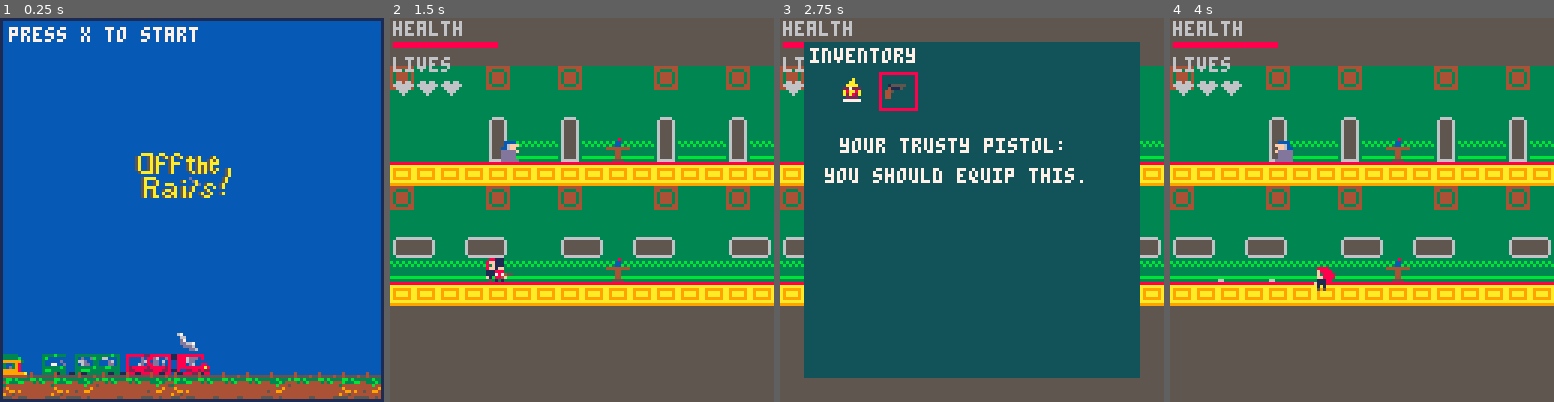
Above: before the commit, frames 1-4 (left to right).
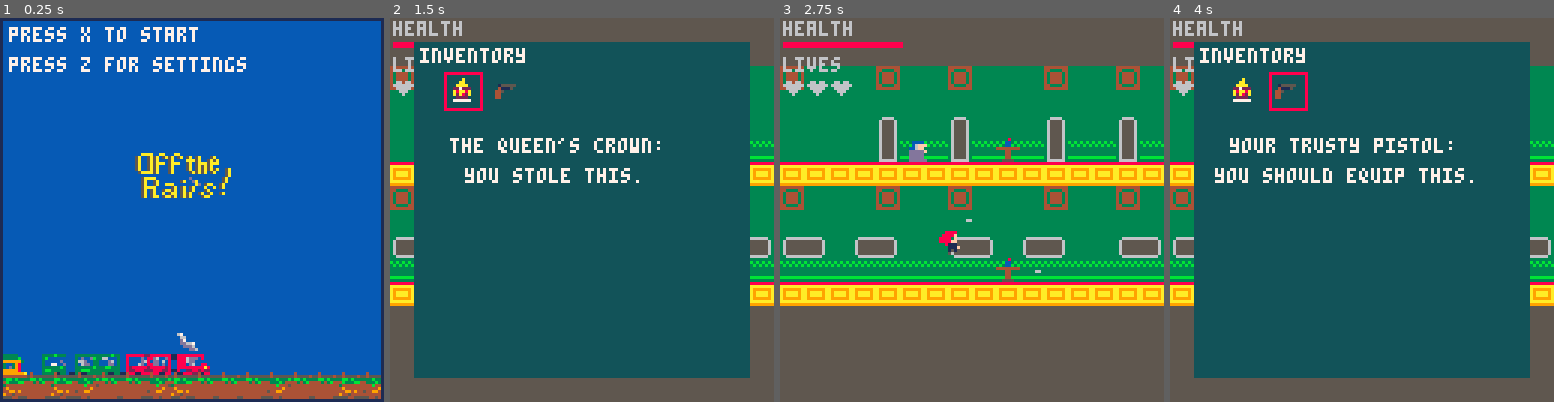
Above: after the commit, the same moments.

Repository: hggorel/Off-The-Rails
Game: PICO-8 cartridge offtherails.p8
The game is run twice, just before and just after one commit, with the same random seed, the same clock (stepped at 60 frames per second) and the same inputs.
Inputs:
- Up to frame 1 (0.25 s): no input
- Up to frame 2 (1.5 s): tap X (X key) at 0.33, 1.07 s; tap O (Z key) at 0.7 s
- Up to frame 3 (2.75 s): hold Right 1.6-2.1 s; tap O (Z key) at 1.7, 2.1, 2.5 s; tap X (X key) at 1.85 s; hold Up 2.15-2.42 s; hold Right from 2.47 s (still down)
- Up to frame 4 (4 s): tap O (Z key) at 2.9, 3.3, 3.7 s; tap X (X key) at 2.97 s; release Right at 3.03 s; hold Left 3.08-3.58 s; hold Down 3.63-3.97 s

The runs differ from the first frame. In frame 1, 1.0% of the frame differs, in the area x 2-65%, y 10-15%; in frame 2, 77%, in the area x 6-94%, y 6-94%; in frame 3, 77%; in frame 4, 77%.

Commit message:
Update offtherails.p8
started level 2 and laid out the level. Need to implement switch flip (which will place a platform somewhere else for jumping on/ moving an enemy). got inventory to work properly (have not implemented equipping things). need to properly set up settings for colorblind issues. etc.

Diff:
--- a/offtherails.p8
+++ b/offtherails.p8
@@ -6,10 +6,10 @@
 --use inventory for cutscene
 
 function _init()
-	mode = 0 --for title call
-	if mode == 0 then
-		titleupdate()
-	end
+--	mode = 0 --for title call
+--	if mode == 0 then
+	--	titleupdate()
+--	end
 
 	--flags (global)
 	--flag 0 = floor/coundary wall
@@ -298,12 +298,12 @@
 end
 
 function _update()
-	if mode == 2 then
-		pause = true
+	if mode == 0 then
+		titleupdate()
+	elseif mode == 1 then
+		gameupdate()
+	else
 		pauseupdate()
-	else
-		pause = false
-		gameupdate()
 	end
 
 	-- moving all of the bullets
@@ -384,11 +384,13 @@
 
 --changing modes
 function titleupdate()
-	if btn(❎) then
+	if btnp(❎) then
 		mode = 1
 	end
 end
 
+--need to make it so health cannot be lost
+--during pause
 function pauseupdate()
 	if(btnp(❎) ) then
 		mode = 1
@@ -435,6 +437,9 @@
 maxx=79,
 place=0
 }
+mode = 0 --for changing between modes
+level = 0 --for changing between levels
+--the above value could also be apart of the player table?
 -->8
 --map section
 --[[
@@ -458,10 +463,10 @@
 function _draw()
 	if mode == 0 then
 		titledraw()
-	elseif mode > 1 then
-		pausedraw()
+	elseif mode == 1 then
+		gamedraw()
 	else
-		gamedraw() --mode only if 1
+		pausedraw() --mode only if 1
 	end
 end
 
@@ -500,6 +505,11 @@
 		end
 	end
 
+	if level == 1 then
+		--level 2 function call
+
+	end
+
 	if gameover then
 		-- draw new game over screen
 		cls(1)
@@ -537,6 +547,7 @@
 	end
 
 function titledraw()
+settings = false
 	cls()
 	color(12)
 	pal(12, 140, 1)
@@ -549,6 +560,14 @@
 	rect(0, 0, 127, 127)
 		print("press x to start",3,3,7)
 		spr(107,45,45,4,2)
+		print("press z for settings",3,13,7)
+	--fix this part
+	if btn(🅾️) then
+		settings = true
+	end
+	if settings then
+		setting()
+	end
 end
 
 function titleanimate()
@@ -600,6 +619,33 @@
 		sel.place -=1
 	end
 end
+
+function level2draw()
+
+end
+
+function lev2sprites()
+
+end
+
+function lev2flips()
+	--lever uses flag 2
+end
+--settings
+function setting()
+	cls()
+	print("press ❎ for colorblind settings",5,20,7)
+	--pass some value to gamedraw
+
+end
+--for color blind people
+function colorflip()
+	if cblind then
+		color(3,130,1)
+		--this color may look bad
+		--but should replace green to avoid red green problem
+	end
+end
 -->8
 --movement section
 function _moveextra()
@@ -719,21 +765,31 @@
 
 
 
+…(10 lines of a section not shown)…
 __gff__
 0000000000000000000000000000000000000000000000000000000000000000010000000000000000000001020200000200000000000000000000000202000000000000000000000000000000000000000000000000000000000000000000000000000000000000000000000000000000000000000000000000000000000000
-0000000000000000000000000000000000000000000000000000000000000000000000000000000000000000000000000000000000000000000000000000000000000000000000000000000000000000000000000000000000000000000000000000000000000000000000000000000000000000000000000000000000000000
+0000000000000000040000000000000000000000000000000000000000000000000002020000000000000000000000000000020200000000000000000000000000000000000000000000000000000000000000000000000000000000000000000000000000000000000000000000000000000000000000000000000000000000
 __map__
-2b3232322b32322b3232322b32322b3232322b32322b3232322b2b323232322b000000000000000000000000000000000000000000000000000000000000000000000000000000000000000000000000000000000000000000000000000000000000000000000000000000000000000000000000000000000000000000000000
-323232323232323232323232323232323232323232323232323232323232322b000000000000000000000000000000000000000000000000000000000000000000000000000000000000000000000000000000000000000000000000000000000000000000000000000000000000000000000000000000000000000000000000
-323232322e32322e3232322e32322e3232322e32322e3232322e2e32322d322b000000000000000000000000000000000000000000000000000000000000000000000000000000000000000000000000000000000000000000000000000000000000000000000000000000000000000000000000000000000000000000000000
-323232323e31313e3131313e31313e3131313e31313e3131313e3e31313d312b000000000000000000000000000000000000000000000000000000000000000000000000000000000000000000000000000000000000000000000000000000000000000000000000000000000000000000000000000000000000000000000000
-202020202020202020202020202020202020202020202020202020202020202b000000000000000000000000000000000000000000000000000000000000000000000000000000000000000000000000000000000000000000000000000000000000000000000000000000000000000000000000000000000000000000000000
-2b3232322b32322b3232322b32322b3232322b32322b3232322b2b3232322b2b000000000000000000000000000000000000000000000000000000000000000000000000000000000000000000000000000000000000000000000000000000000000000000000000000000000000000000000000000000000000000000000000
-323232323232323232323232323232323232323232323232323232323232322b000000000000000000000000000000000000000000000000000000000000000000000000000000000000000000000000000000000000000000000000000000000000000000000000000000000000000000000000000000000000000000000000
-212232212232322122322122323221223221223232212232322122323221222b000000000000000000000000000000000000000000000000000000000000000000000000000000000000000000000000000000000000000000000000000000000000000000000000000000000000000000000000000000000000000000000000
-313131313131313131313131313131313131313131313131322c2c323131312b000000000000000000000000000000000000000000000000000000000000000000000000000000000000000000000000000000000000000000000000000000000000000000000000000000000000000000000000000000000000000000000000
-202020202020202020202020202020202020202020202020313c3c3120202020000000000000000000000000000000000000000000000000000000000000000000000000000000000000000000000000000000000000000000000000000000000000000000000000000000000000000000000000000000000000000000000000
-0000000000000000000000000000000000000000000000202020202020000000000000000000000000000000000000000000000000000000000000000000000000000000000000000000000000000000000000000000000000000000000000000000000000000000000000000000000000000000000000000000000000000000
+2b3232322b32322b3232322b32322b3232322b32322b3232322b2b323232322b000000959384848493858687938484848484858687848484848493848484938484849500000000000000000000000000000000000000000000000000000000000000000000000000000000000000000000000000000000000000000000000000
+323232323232323232323232323232323232323232323232323232323232322b000000959384848493848484938484848484848484848484848493848484938484849500000000000000000000000000000000000000000000000000000000000000000000000000000000000000000000000000000000000000000000000000
+323232322e32322e3232322e32322e3232322e32322e3232322e2e32322d322b00000095938484849383838393848484848484848484848484849384a284938484849500000000000000000000000000000000000000000000000000000000000000000000000000000000000000000000000000000000000000000000000000
+323232323e31313e3131313e31313e3131313e31313e3131313e3e31313d312b00000095938586879384848493858687848484848484848586879384b284938586879500000000000000000000000000000000000000000000000000000000000000000000000000000000000000000000000000000000000000000000000000
+202020202020202020202020202020202020202020202020202020202020202b000000959384848493848484938484848484848484848484848492929292928484849500000000000000000000000000000000000000000000000000000000000000000000000000000000000000000000000000000000000000000000000000
+2b3232322b32322b3232322b32322b3232322b32322b3232322b2b3232322b2b000000959292928393848484938392929292929292929292929283848484839292929500000000000000000000000000000000000000000000000000000000000000000000000000000000000000000000000000000000000000000000000000
+323232323232323232323232323232323232323232323232323232323232322b000000959384848493848484938484848484848484848484848493848484938484849500000000000000000000000000000000000000000000000000000000000000000000000000000000000000000000000000000000000000000000000000
+212232212232322122322122323221223221223232212232322122323221222b000000959385868793848484938586878484858687848485868793848484938586879500000000000000000000000000000000000000000000000000000000000000000000000000000000000000000000000000000000000000000000000000
+313131313131313131313131313131313131313131313131322c2c323131312b00000095938484849384848493848484848484848484848484849384a284938484849500000000000000000000000000000000000000000000000000000000000000000000000000000000000000000000000000000000000000000000000000
+202020202020202020202020202020202020202020202020313c3c312020202000000094949494949384888493949494949494949494949494949384b284939494949400000000000000000000000000000000000000000000000000000000000000000000000000000000000000000000000000000000000000000000000000
+0000000000000000000000000000000000000000000000202020202020000000000000000000009694949494949600000000000000000000009694949494949600000000000000000000000000000000000000000000000000000000000000000000000000000000000000000000000000000000000000000000000000000000
 0000000000000000000000000000000000000000000000000000000000000000000000000000000000000000000000000000000000000000000000000000000000000000000000000000000000000000000000000000000000000000000000000000000000000000000000000000000000000000000000000000000000000000
 0000000000000000000000000000000000000000000000000000000000000000000000000000000000000000000000000000000000000000000000000000000000000000000000000000000000000000000000000000000000000000000000000000000000000000000000000000000000000000000000000000000000000000
 0000000000000000000000000000000000000000000000000000000000000000000000000000000000000000000000000000000000000000000000000000000000000000000000000000000000000000000000000000000000000000000000000000000000000000000000000000000000000000000000000000000000000000
Not shown, changed: 40 lines of the sprite sheet (__gfx__) section of offtherails.p8
